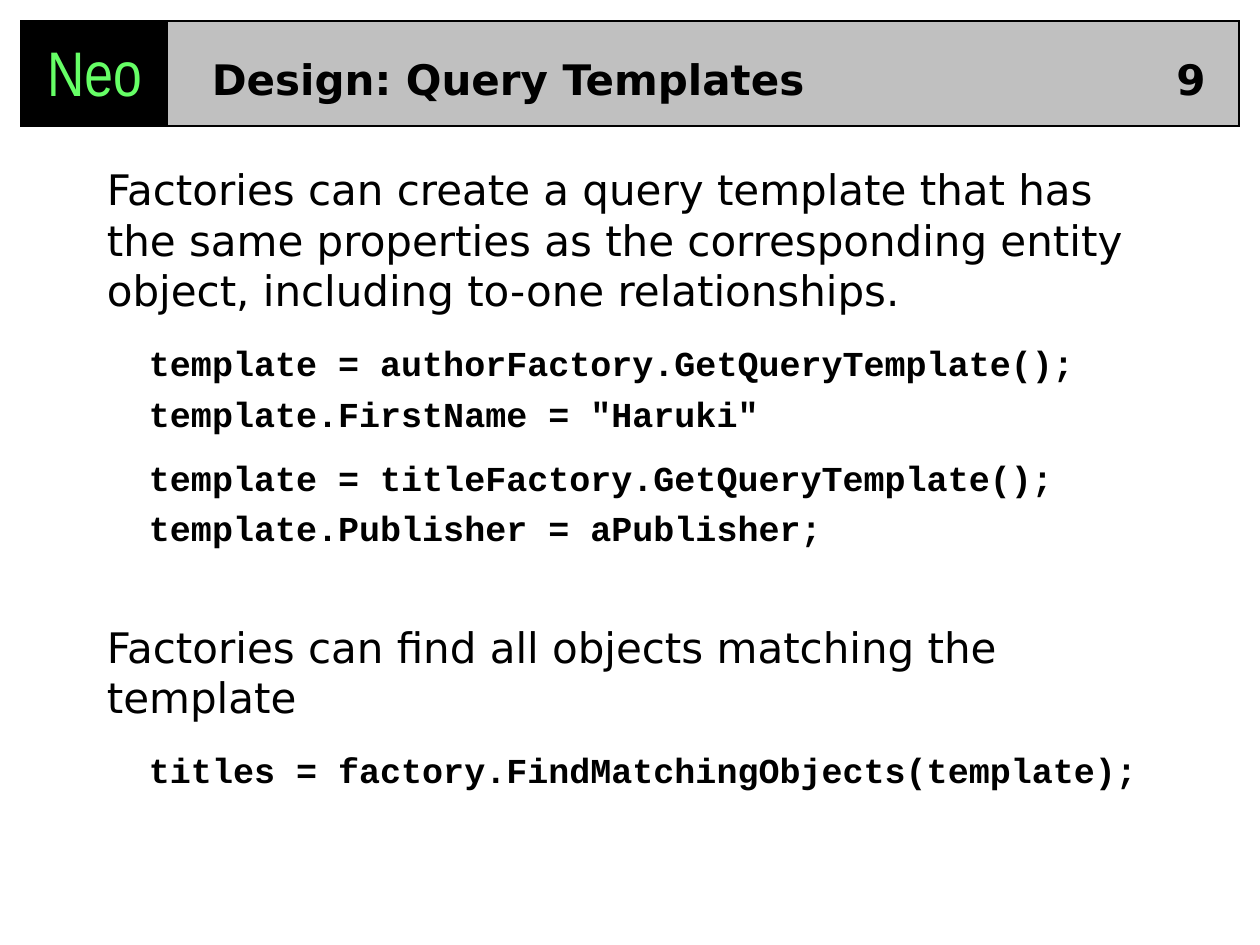
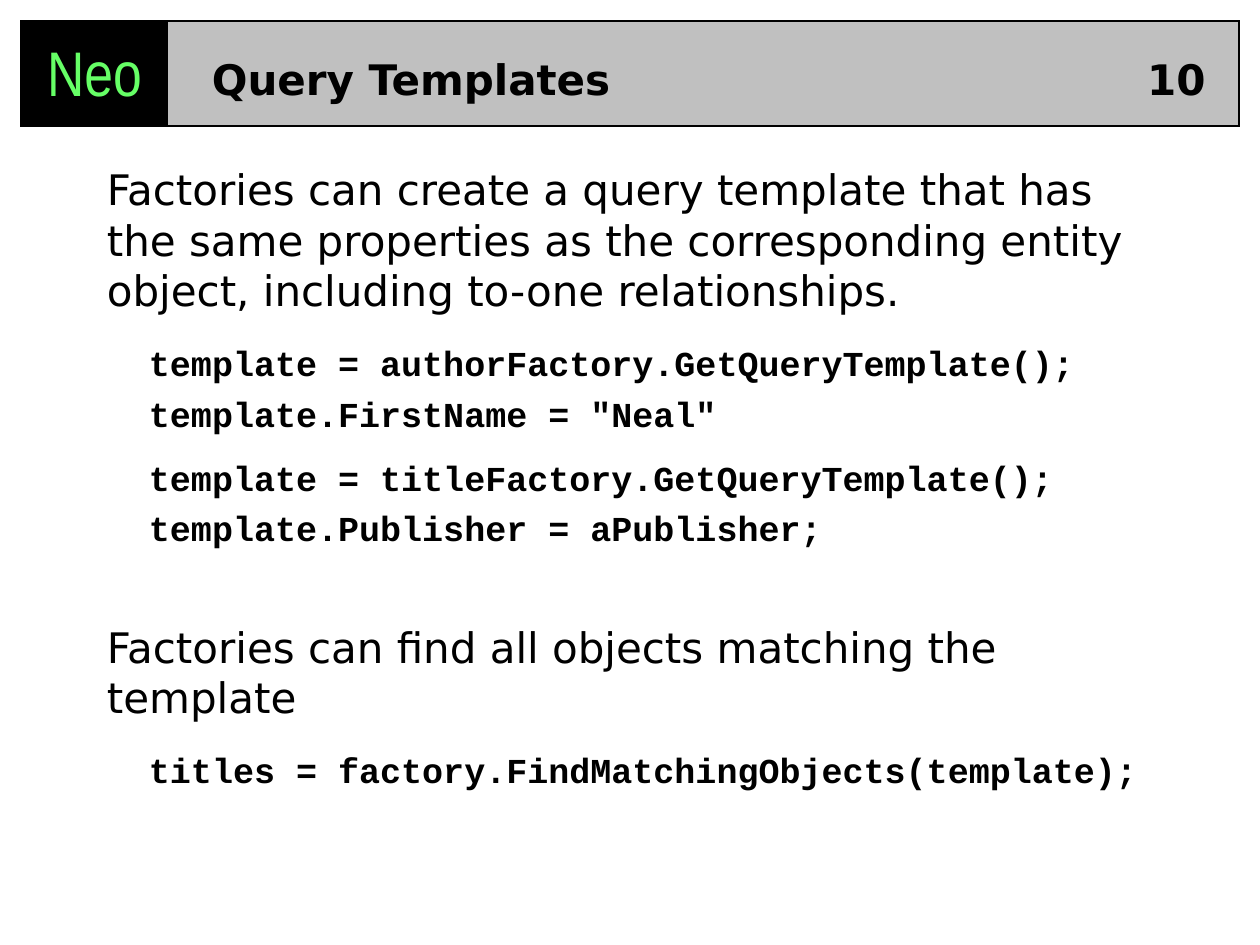
Before and after one commit to codehaus/neo, a slide deck: slide 10 of neo/docs/Neo_DesignGoals.ppt (slide 9 before the commit). Drawn at 1260x945 pixels with LibreOffice and Linux fonts; fonts in the diff are those of the drawing. Boxes give left, top, right and bottom in pixels: in the first picture for what was removed or moved away, otherwise in the second. Text is boxed around its words. In the diff, an @@ line names an element or a change of style, - is before the commit and + after.

```diff
--- a/neo/docs/Neo_DesignGoals.ppt
+++ b/neo/docs/Neo_DesignGoals.ppt
@@ title at [212, 63, 611, 104]: text changed @@
-Design: Query Templates
+Query Templates
@@ page number at [1147, 64, 1205, 96]: text changed @@
-9
+10
@@ text at [149, 402, 716, 435]: text changed @@
-template.FirstName = "Haruki"
+template.FirstName = "Neal"
```
Also in this commit, not shown: 12 other slides changed, 1 slide added, 5 other files.
